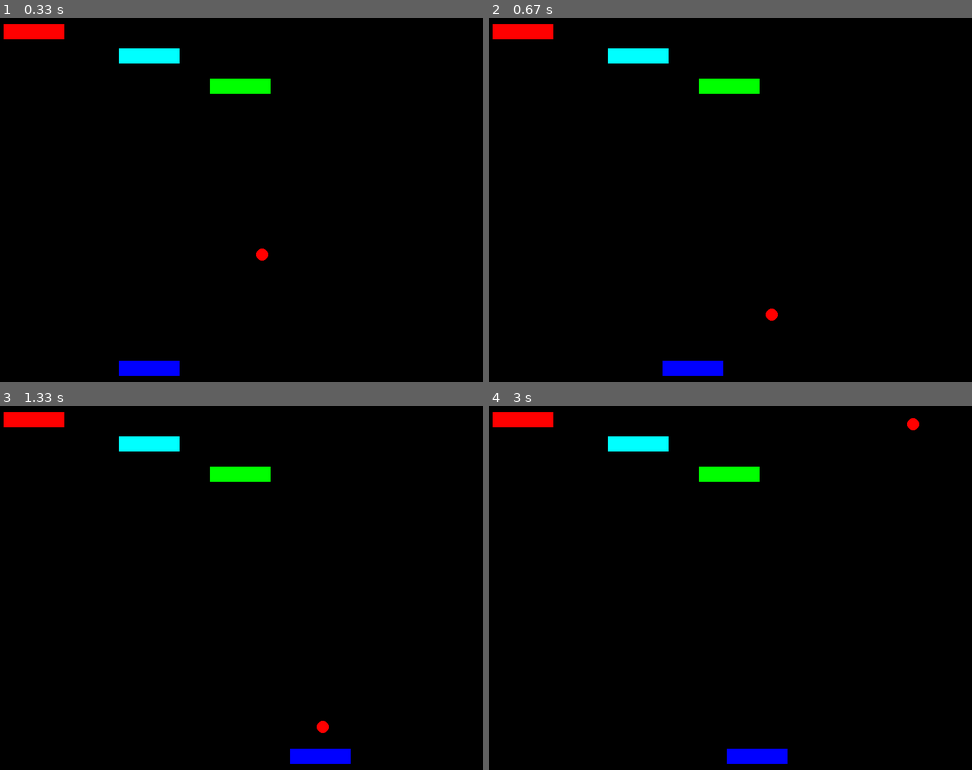
Above: before the commit, frames 1-4 (two rows, left to right).
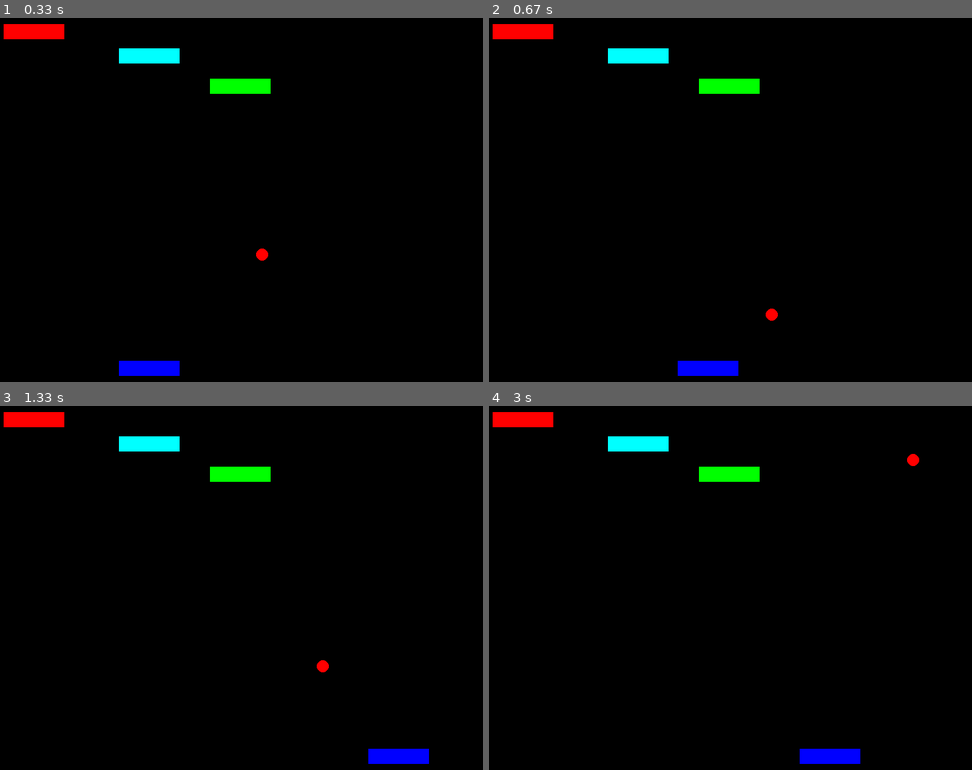
Above: after the commit, the same moments.

Repository: rayank77b/games
Game: pygame game, started from breakout/breakout.py
The game is run twice, just before and just after one commit, with the same random seed, the same clock (stepped at 60 frames per second) and the same inputs.
Inputs:
- Up to frame 1 (0.33 s): no input
- Up to frame 2 (0.67 s): hold Right from 0.33 s (still down)
- Up to frame 3 (1.33 s): release Right at 0.8 s; hold Right 0.83-1.3 s
- Up to frame 4 (3 s): hold Left 1.33-1.87 s; hold Left 1.9-2.3 s; hold Right 2.33-2.97 s

Frame 1 is identical in both runs. In frame 2, 0.3% of the frame differs, in the area x 35-52%, y 94-99%; in frame 3, 1.2%, in the area x 60-89%, y 69-99%; in frame 4, 1.2%.

Commit message:
hit player

Diff:
--- a/breakout/breakout.py
+++ b/breakout/breakout.py
@@ -42,11 +42,16 @@
         pygame.draw.circle(self.surf, RED, (self.r, self.r), self.r)
         self.rect = self.surf.get_rect()
 
-    def hit(self):
+    def hitwall(self):
         if (self.x >= WIDTH-self.r*2) or (self.x <= 0):
             self.vx *= -1
         if (self.y >= HEIGHT-self.r*2) or (self.y <= 0):
             self.vy *= -1
+
+    def hitplayer(self, p):
+        if (self.y+self.r*2) >= p.y :
+            if (self.x >= p.x) and ((self.x+self.r*2) <= (p.x + p.w)) :
+                self.vy *= -1
 
     def move(self):
         self.x += self.vx*self.dt
@@ -74,7 +79,6 @@
 
     def drawme(self, screen):
         screen.blit(self.surf, self.pos)
-
 
 class PlayerBrick(pygame.sprite.Sprite):
     def __init__(self, x, y):
@@ -105,9 +109,14 @@
 
     def move(self):
         if self.keypressed:
-            self.vx += 0.01      # longer hold, faster
-            self.x += self.vx
-            self.pos = (self.x, self.y)
+            if self.x < 0:
+                self.x = 0
+            elif self.x > WIDTH-self.w:
+                self.x = WIDTH-self.w
+            else:
+                self.vx *= 1.05      # longer hold, faster
+                self.x += self.vx
+                self.pos = (self.x, self.y)
 
     def drawme(self, screen):
         screen.blit(self.surf, self.pos)
@@ -140,8 +149,9 @@
 
     player.move()
     # get ball collision with wall
-    ball.hit()
+    ball.hitwall()
     # move ball
+    ball.hitplayer(player)
     ball.dt = clock.tick(FPS)
     ball.move()
 
